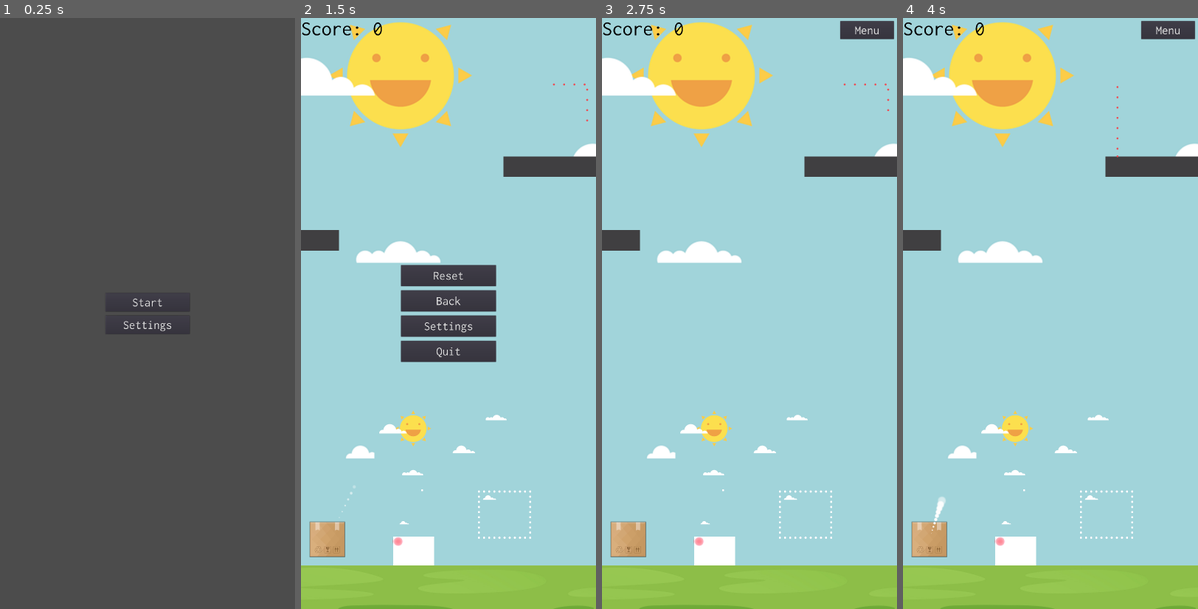
Above: before the commit, frames 1-4 (left to right).
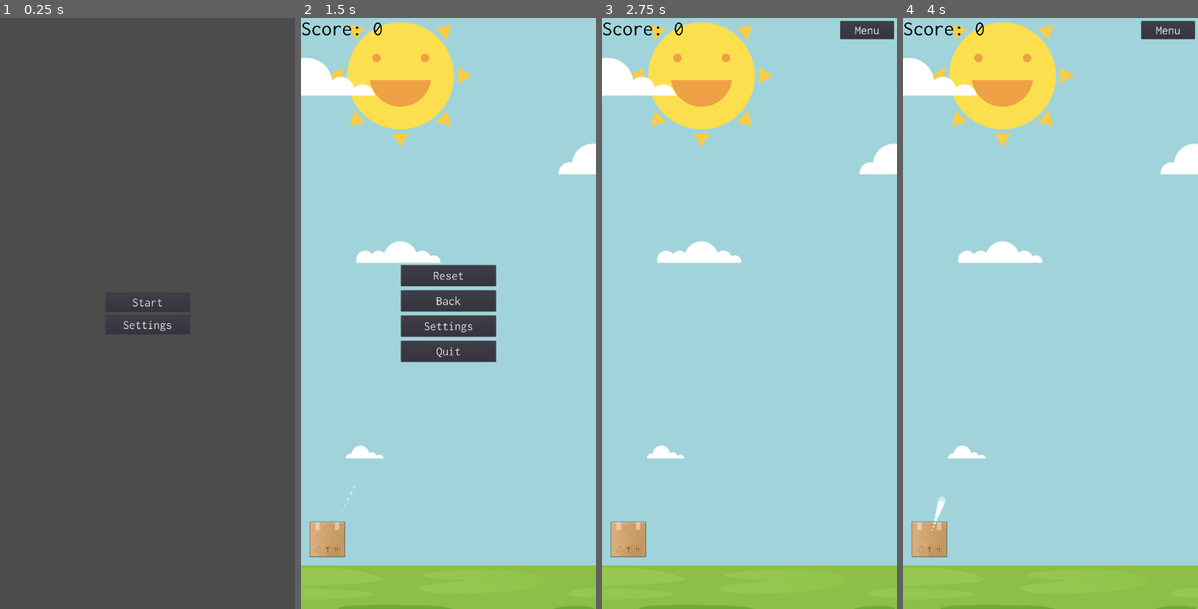
Above: after the commit, the same moments.

Repository: yakoup46/mygame
Game: Godot game, scene res://Scenes/UI.tscn
Same seed, same stepped clock (60 frames per second), same inputs: the game is played once before the commit and once after it. Before the commit the project starts from res://UI.tscn.
Inputs (mouse positions are in pixels of both pictures, inside the frame that each line leads up to):
- Up to frame 1 (0.25 s): no input
- Up to frame 2 (1.5 s): click "Start" at 0.5 s; click "Menu" at 1.25 s
- Up to frame 3 (2.75 s): click "Reset" at 2 s
- Up to frame 4 (4 s): tap Enter at 2.75 s; move the mouse to (1115, 283) at 2.77 s; click (1115, 283) at 2.92 s; tap Space at 3.5 s; drag from (991, 343) to (929, 538) at 3.52 s

The runs differ from the first frame. In frame 2, 3.0% of the frame differs, in the area x 0-100%, y 11-93%; in frame 3, 3.0%; in frame 4, 3.0%.

Commit message:
bunch of stuff

Diff:
--- a/Dots.gd
+++ b/Dots.gd
@@ -14,18 +14,22 @@
 var _timer
 
 func _ready():
-	glow = CanvasItemMaterial.new()
-	glow.blend_mode = BLEND_MODE_ADD
+	#glow = CanvasItemMaterial.new()
+	#glow.blend_mode = BLEND_MODE_ADD
 
-	noglow = CanvasItemMaterial.new()
-	noglow.blend_mode = BLEND_MODE_DISABLED
+	#noglow = CanvasItemMaterial.new()
+	#noglow.blend_mode = BLEND_MODE_DISABLED
 
-	sprite = Sprite.new()
-	sprite.texture = circle
-	sprite.material = glow
+	#sprite = Sprite.new()
+	#sprite.texture = circle
+	#sprite.material = glow
+
+	#sprite = get_node("paddinglol")
 
 	_timer = Timer.new()
 	add_child(_timer)
+
+	#mDot = get_node("Light2D")
 
 	_timer.connect("timeout", self, "_on_Timer_timeout")
 	_timer.set_wait_time(0.05)
@@ -83,5 +87,5 @@
 
 	mDot = sprite.duplicate()
 	mDot.position = Vector2(0,0)
-	mDot.modulate = Color.green
+	mDot.modulate = Color(1, 0, 0, 1)
 	add_child(mDot)
--- a/Dots.tscn
+++ /dev/null
@@ -1,37 +0,0 @@
-[gd_scene load_steps=8 format=2]
-
-[ext_resource path="res://Dots.gd" type="Script" id=1]
-[ext_resource path="res://red_circle.png" type="Texture" id=2]
-[ext_resource path="res://sky.png" type="Texture" id=3]
-[ext_resource path="res://Dots.shader" type="Shader" id=4]
-[ext_resource path="res://bdot.png" type="Texture" id=5]
-
-[sub_resource type="ShaderMaterial" id=2]
-shader = ExtResource( 4 )
-
-[sub_resource type="CanvasItemMaterial" id=1]
-blend_mode = 1
-
-[node name="Dots" type="Node2D"]
-position = Vector2( 498.465, 654.788 )
-script = ExtResource( 1 )
-circle = ExtResource( 2 )
-
-[node name="sky" type="Sprite" parent="."]
-position = Vector2( -157.793, -40.1462 )
-texture = ExtResource( 3 )
-
-[node name="red_circle4" type="Sprite" parent="."]
-position = Vector2( -394.851, 243.804 )
-scale = Vector2( 5, 5 )
-texture = ExtResource( 2 )
-
-[node name="bdot" type="Sprite" parent="."]
-material = SubResource( 2 )
-position = Vector2( -318.405, 319.671 )
-texture = ExtResource( 5 )
-
-[node name="red_circle2" type="Sprite" parent="."]
-material = SubResource( 1 )
-position = Vector2( -277.544, -6.20624 )
-texture = ExtResource( 2 )
--- a/Game.gd
+++ b/Game.gd
@@ -1,6 +1,6 @@
 extends Node2D
 
-onready var ui = preload("res://UI.tscn")
+onready var ui = preload("res://Scenes/UI.tscn")
 
 var score = 0
 var currentBox
@@ -27,37 +27,38 @@
 func _physics_process(delta):
 	score = 0
 
-	for box in boxes:
+	for zone in $Zones.get_children():
+		for box in boxes:
+			if (zone.get_node("Area2D") != null):
+				var goal = isInside(zone.get_node("Area2D"), box.get_node("RigidBody2D/Box"))
 
-		var inRed = isInside($LandingZone.get_node("Red"), box.get_node("RigidBody2D/Box"))
-		var inGreen = isInside($LandingZone.get_node("Green"), box.get_node("RigidBody2D/Box"))
-		var inYellow = isInside($LandingZone.get_node("Yellow"), box.get_node("RigidBody2D/Box"))
+				if (goal):
+					print(zone.points)
+					score = zone.points
 
-		if inRed:
-			score = 1
-
-		#if inYellow:
-			#score = 2
-
-		#if inGreen:
-			#score = 3
-
-		$Score.text = str("Score: ", score)
-
+#	for box in boxes:
+#
+#		var inRed = isInside($LandingZone.get_node("Red"), box.get_node("RigidBody2D/Box"))
+#		var inGreen = isInside($LandingZone.get_node("Green"), box.get_node("RigidBody2D/Box"))
+#		var inYellow = isInside($LandingZone.get_node("Yellow"), box.get_node("RigidBody2D/Box"))
+#
+#		if inRed:
+#			score = 1
+#
+#		if inYellow:
+#			score = 2
+#
+#		if inGreen:
+#			score = 3
+#
+	$Score.text = str("Score: ", score)
+#
 	if (currentBox.get_node("RigidBody2D").mode == RigidBody2D.MODE_RIGID):
 		currentBox.active = false
 		currentBox = boxHolder.duplicate()
 		currentBox.get_node("RigidBody2D/CollisionShape2D").disabled = true
 		boxes.append(currentBox)
 		add_child(currentBox)
-
-	if (score == 1):
-		$LandingZone.get_node("Red").visible = true
-		$Playground.visible = false
-
-	if (score == 0):
-		$LandingZone.get_node("Red").visible = false
-		$Playground.visible = true
 
 func isInside(area, box):
 	var boxPos = box.global_position
--- a/Game.tscn
+++ /dev/null
@@ -1,82 +0,0 @@
-[gd_scene load_steps=14 format=2]
-
-[ext_resource path="res://Game.gd" type="Script" id=1]
-[ext_resource path="res://sky.png" type="Texture" id=2]
-[ext_resource path="res://dirt.jpg" type="Texture" id=3]
-[ext_resource path="res://StaticBody2D.gd" type="Script" id=4]
-[ext_resource path="res://Block/Block.tscn" type="PackedScene" id=5]
-[ext_resource path="res://Box/Box.tscn" type="PackedScene" id=6]
-[ext_resource path="res://LandingZone.tscn" type="PackedScene" id=7]
-[ext_resource path="res://Inconsolata.otf" type="DynamicFontData" id=8]
-[ext_resource path="res://Playground.tscn" type="PackedScene" id=9]
-[ext_resource path="res://Dots.tscn" type="PackedScene" id=10]
-
-[sub_resource type="PhysicsMaterial" id=1]
-rough = true
-bounce = -0.25
-
-[sub_resource type="RectangleShape2D" id=2]
-extents = Vector2( 869.184, 192.419 )
-
-[sub_resource type="DynamicFont" id=3]
-size = 100
-use_mipmaps = true
-font_data = ExtResource( 8 )
-
-[node name="Game" type="Node2D"]
-script = ExtResource( 1 )
-
-[node name="UI Placeholder" type="CanvasLayer" parent="."]
-
-[node name="Background" type="Node2D" parent="."]
-editor/display_folded = true
-
-[node name="sky" type="Sprite" parent="Background"]
-position = Vector2( 1138.26, 1348.78 )
-scale = Vector2( 4, 4 )
-texture = ExtResource( 2 )
-
-[node name="RigidBody2D" type="RigidBody2D" parent="Background"]
-mode = 1
-physics_material_override = SubResource( 1 )
-
-[node name="CollisionShape2D" type="CollisionShape2D" parent="Background/RigidBody2D"]
-position = Vector2( 671.501, 2914.27 )
-z_index = 2
-shape = SubResource( 2 )
-
-[node name="dirt" type="Sprite" parent="Background/RigidBody2D"]
-position = Vector2( 812.587, 4195.71 )
-z_index = 1
-texture = ExtResource( 3 )
-
-[node name="StaticBody2D" type="StaticBody2D" parent="."]
-script = ExtResource( 4 )
-
-[node name="Block" parent="." instance=ExtResource( 5 )]
-position = Vector2( 1388.14, 724.249 )
-
-[node name="Box" parent="." instance=ExtResource( 6 )]
-position = Vector2( 146.574, 2534.87 )
-z_index = 1
-
-[node name="LandingZone" parent="." instance=ExtResource( 7 )]
-position = Vector2( 1211.09, 508.841 )
-
-[node name="Block2" parent="." instance=ExtResource( 5 )]
-position = Vector2( -30.9737, 1083.61 )
-scale = Vector2( 0.54, 1 )
-
-[node name="Score" type="Label" parent="."]
-margin_right = 200.0
-margin_bottom = 51.0
-custom_fonts/font = SubResource( 3 )
-custom_colors/font_color = Color( 0, 0, 0, 1 )
-text = "Score: 3"
-
-[node name="Playground" parent="." instance=ExtResource( 9 )]
-position = Vector2( 1046.93, 674.276 )
-z_index = 1
-
-[node name="Dots" parent="." instance=ExtResource( 10 )]
-position = Vector2( 868.733, 2307.77 )
--- a/LandingZone.gd
+++ b/LandingZone.gd
@@ -1,15 +1,32 @@
+tool
 extends Node2D
+
+export (Color) var color
+export (int) var thickness
+export (Vector2) var size
+export (int) var points
 
 var score = 0
 
-func _on_Red_area_entered(area):
-	if (area.name == "Box"):
-		score = 1
+func _ready():
+	print("ready")
 
-func _on_Yellow_area_entered(area):
-	if (area.name == "Box"):
-		score = 2
+func _draw():
+	print("draw")
+	draw_line(Vector2(0, 0), Vector2(size.x + thickness/2, 0), color, thickness, true)
+	draw_line(Vector2(size.x, 0), Vector2(size.x, size.y + thickness/2), color, thickness, true)
+	draw_line(Vector2(size.x, size.y), Vector2(0 - thickness/2, size.y), color, thickness, true)
+	draw_line(Vector2(0, size.y), Vector2(0, -thickness/2), color, thickness, true)
 
-func _on_Green_area_entered(area):
-	if (area.name == "Box"):
-		score = 3
+	var area = Area2D.new()
+	area.name = "Area2D"
+	area.global_position = (global_position - position) + (size / 2)
+
+	var collision = CollisionShape2D.new()
+	collision.name = "CollisionShape2D"
+	collision.shape = RectangleShape2D.new()
+	collision.shape.extents = (size + Vector2(thickness, thickness)) / 2
+
+	area.add_child(collision)
+
+	add_child(area)
--- a/LandingZone.tscn
+++ /dev/null
@@ -1,54 +0,0 @@
-[gd_scene load_steps=8 format=2]
-
-[ext_resource path="res://LandingZone.gd" type="Script" id=1]
-[ext_resource path="res://RedBox.png" type="Texture" id=2]
-[ext_resource path="res://YellowBox.png" type="Texture" id=3]
-[ext_resource path="res://GreenBox.png" type="Texture" id=4]
-
-[sub_resource type="RectangleShape2D" id=1]
-extents = Vector2( 182.61, 182.178 )
-
-[sub_resource type="RectangleShape2D" id=2]
-extents = Vector2( 151.215, 151.423 )
-
-[sub_resource type="RectangleShape2D" id=3]
-extents = Vector2( 121.913, 122.762 )
-
-[node name="LandingZone" type="Node2D"]
-script = ExtResource( 1 )
-
-[node name="Red" type="Area2D" parent="."]
-
-[node name="RedBox" type="Sprite" parent="Red"]
-scale = Vector2( 12, 12 )
-texture = ExtResource( 2 )
-
-[node name="CollisionShape2D" type="CollisionShape2D" parent="Red"]
-shape = SubResource( 1 )
-
-[node name="Yellow" type="Area2D" parent="."]
-editor/display_folded = true
-visible = false
-position = Vector2( 30, 30 )
-
-[node name="YellowBox" type="Sprite" parent="Yellow"]
-scale = Vector2( 10, 10 )
-texture = ExtResource( 3 )
-
-[node name="CollisionShape2D" type="CollisionShape2D" parent="Yellow"]
-shape = SubResource( 2 )
-
-[node name="Green" type="Area2D" parent="."]
-editor/display_folded = true
-visible = false
-position = Vector2( 60, 60 )
-
-[node name="GreenBox" type="Sprite" parent="Green"]
-scale = Vector2( 8, 8 )
-texture = ExtResource( 4 )
-
-[node name="CollisionShape2D" type="CollisionShape2D" parent="Green"]
-shape = SubResource( 3 )
-[connection signal="area_entered" from="Red" to="." method="_on_Red_area_entered"]
-[connection signal="area_entered" from="Yellow" to="." method="_on_Yellow_area_entered"]
-[connection signal="area_entered" from="Green" to="." method="_on_Green_area_entered"]
--- /dev/null
+++ b/Scenes/Game.tscn
@@ -0,0 +1,65 @@
+[gd_scene load_steps=10 format=2]
+
+[ext_resource path="res://Game.gd" type="Script" id=1]
+[ext_resource path="res://sky.png" type="Texture" id=2]
+[ext_resource path="res://dirt.jpg" type="Texture" id=3]
+[ext_resource path="res://StaticBody2D.gd" type="Script" id=4]
+[ext_resource path="res://Box/Box.tscn" type="PackedScene" id=5]
+[ext_resource path="res://Inconsolata.otf" type="DynamicFontData" id=6]
+
+[sub_resource type="PhysicsMaterial" id=1]
+rough = true
+bounce = -0.25
+
+[sub_resource type="RectangleShape2D" id=2]
+extents = Vector2( 869.184, 192.419 )
+
+[sub_resource type="DynamicFont" id=3]
+size = 100
+use_mipmaps = true
+font_data = ExtResource( 6 )
+
+[node name="Game" type="Node2D"]
+script = ExtResource( 1 )
+
+[node name="UI Placeholder" type="CanvasLayer" parent="."]
+
+[node name="Scene" type="Node2D" parent="."]
+editor/display_folded = true
+
+[node name="Background" type="Sprite" parent="Scene"]
+position = Vector2( 1138.26, 1348.78 )
+scale = Vector2( 4, 4 )
+texture = ExtResource( 2 )
+
+[node name="Floor" type="RigidBody2D" parent="Scene"]
+mode = 1
+physics_material_override = SubResource( 1 )
+
+[node name="Collision" type="CollisionShape2D" parent="Scene/Floor"]
+position = Vector2( 671.501, 2914.27 )
+z_index = 2
+shape = SubResource( 2 )
+
+[node name="Grass" type="Sprite" parent="Scene/Floor"]
+position = Vector2( 812.587, 4195.71 )
+z_index = 1
+texture = ExtResource( 3 )
+
+[node name="Walls" type="StaticBody2D" parent="."]
+script = ExtResource( 4 )
+
+[node name="Box" parent="." instance=ExtResource( 5 )]
+position = Vector2( 146.574, 2534.87 )
+z_index = 1
+
+[node name="Score" type="Label" parent="."]
+margin_right = 200.0
+margin_bottom = 51.0
+custom_fonts/font = SubResource( 3 )
+custom_colors/font_color = Color( 0, 0, 0, 1 )
+text = "Score:"
+
+[node name="Zones" type="Node2D" parent="."]
+
+[node name="Platforms" type="Node2D" parent="."]
--- /dev/null
+++ b/Scenes/LandingZone.tscn
@@ -0,0 +1,11 @@
+[gd_scene load_steps=2 format=2]
+
+[ext_resource path="res://LandingZone.gd" type="Script" id=1]
+
+[node name="LandingZone" type="Node2D"]
+position = Vector2( 200.451, 207.1 )
+script = ExtResource( 1 )
+color = Color( 1, 0, 0, 1 )
+thickness = 10
+size = Vector2( 250, 250 )
+points = 3
--- /dev/null
+++ b/Scenes/Light.tscn
@@ -0,0 +1,29 @@
+[gd_scene load_steps=4 format=2]
+
+[ext_resource path="res://sky.png" type="Texture" id=1]
+[ext_resource path="res://red_circle.png" type="Texture" id=2]
+[ext_resource path="res://light.png" type="Texture" id=3]
+
+[node name="Light" type="Node2D"]
+
+[node name="sky" type="Sprite" parent="."]
+position = Vector2( 684.905, 712.814 )
+texture = ExtResource( 1 )
+
+[node name="red_circle" type="Sprite" parent="."]
+position = Vector2( 631.636, 656.629 )
+rotation = 3.14159
+scale = Vector2( 5, 5 )
+texture = ExtResource( 2 )
+
+[node name="red_circle2" type="Sprite" parent="."]
+visible = false
+position = Vector2( 817.946, 658.901 )
+rotation = 3.14159
+scale = Vector2( 5, 5 )
+texture = ExtResource( 2 )
+
+[node name="Light2D" type="Light2D" parent="."]
+position = Vector2( 557.817, 649.559 )
+scale = Vector2( 1.81428, 1.97594 )
+texture = ExtResource( 3 )
--- /dev/null
+++ b/Scenes/paddinglol.tscn
@@ -0,0 +1,17 @@
+[gd_scene load_steps=3 format=2]
+
+[ext_resource path="res://paddinglol.png" type="Texture" id=1]
+[ext_resource path="res://dark.png" type="Texture" id=2]
+
+[node name="paddinglol2" type="Sprite"]
+modulate = Color( 1, 0, 0, 0.25 )
+position = Vector2( 652.115, 757.874 )
+texture = ExtResource( 1 )
+
+[node name="Light2D" type="Light2D" parent="."]
+visible = false
+position = Vector2( -1.13477, 3.97375 )
+scale = Vector2( 1.43164, 1.45322 )
+texture = ExtResource( 2 )
+texture_scale = 2.5
+color = Color( 1, 0, 0, 0.25098 )
--- a/UI.gd
+++ b/UI.gd
@@ -1,7 +1,7 @@
 extends Control
 
 func _on_Start_pressed():
-	get_tree().change_scene("res://Game.tscn")
+	get_tree().change_scene("res://Scenes/Game.tscn")
 
 func _on_Menu_Button_pressed():
 	pause_mode = Node.PAUSE_MODE_PROCESS
@@ -26,11 +26,11 @@
 func _on_Quit_pressed():
 	get_node("Overlay Menu").visible = false
 	get_node("Center Menu").visible = true
-	get_tree().change_scene("res://UI.tscn")
+	get_tree().change_scene("res://Scenes/UI.tscn")
 
 	get_tree().paused = false
 
 func _on_Reset_pressed():
-	get_tree().change_scene("res://Game.tscn")
+	get_tree().change_scene("res://Scenes/Game.tscn")
 
 	get_tree().paused = false
--- a/project.godot
+++ b/project.godot
@@ -21,14 +21,14 @@
 [application]
 
 config/name="Boxed"
-run/main_scene="res://UI.tscn"
+run/main_scene="res://Scenes/UI.tscn"
 
 [display]
 
 window/size/width=1440
 window/size/height=2880
-window/size/test_width=400
-window/size/test_height=800
+window/size/test_width=450
+window/size/test_height=900
 window/dpi/allow_hidpi=true
 window/handheld/orientation="portrait"
 window/stretch/mode="viewport"
@@ -36,5 +36,4 @@
 
 [rendering]
 
-environment/default_clear_color=Color( 0.301961, 0.301961, 0.301961, 1 )
 environment/default_environment="res://default_env.tres"
Renamed: DottedLine.tscn -> Scenes/DottedLine.tscn
Renamed: Playground.tscn -> Scenes/Playground.tscn
Renamed: Score.tscn -> Scenes/Score.tscn
Renamed: UI.tscn -> Scenes/UI.tscn
Renamed: playingaround.tscn -> Scenes/playingaround.tscn
Renamed: rotate.tscn -> Scenes/rotate.tscn
Binary file added: blue.png
Binary file added: boxlight.png
Not shown, added: boxlight.png.import
Binary file added: dark.png
Not shown, added: dark.png.import
Not shown, changed: export_presets.cfg
(and 7 more such lines)
